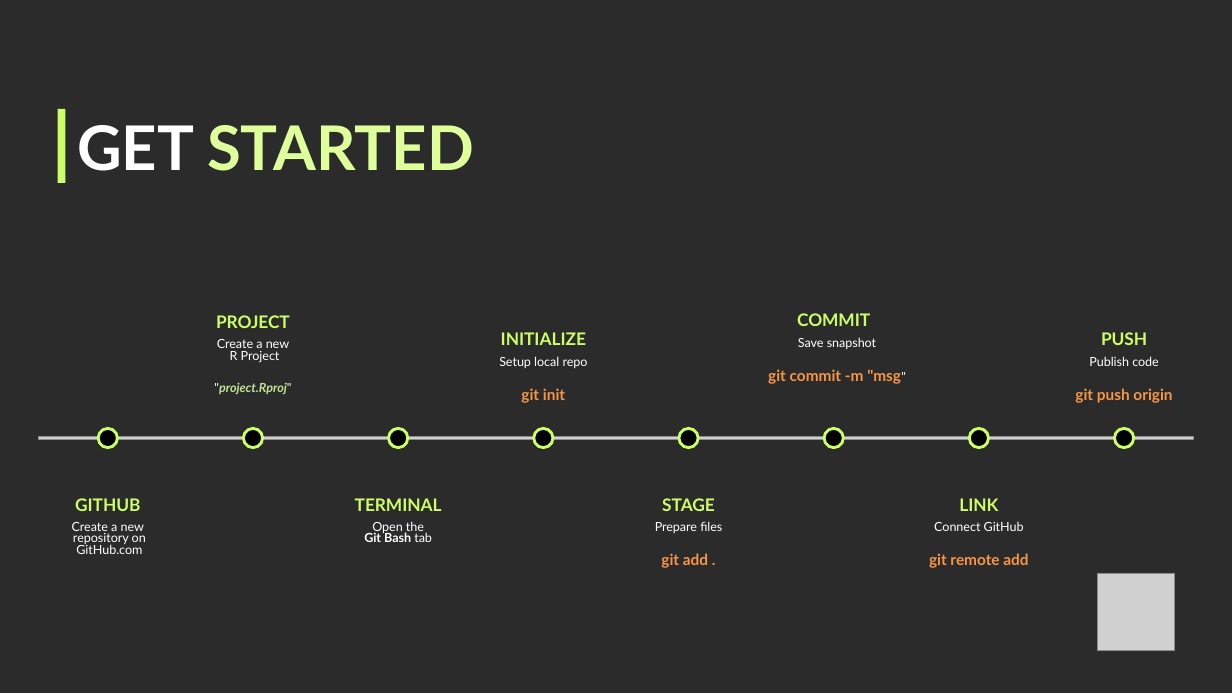
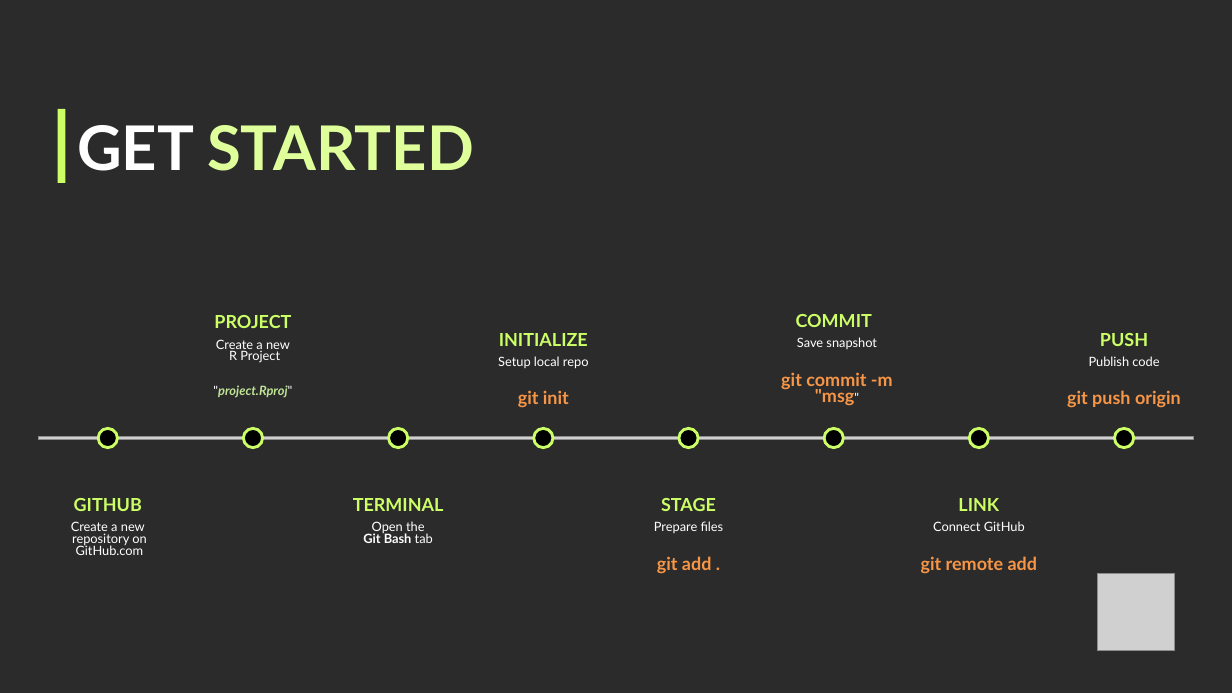
Before and after one commit to miftahulhoque01/Dummy-Project, a slide deck: slide 8 of GitHub_collaboration.pptx. Drawn at 1232x693 pixels with LibreOffice and Linux fonts; fonts in the diff are those of the drawing; grey boxes stand for pictures; background and template pictures are left out; a plain dark background stands for a picture behind light text. Boxes give left, top, right and bottom in pixels: in the first picture for what was removed or moved away, otherwise in the second. Text is boxed around its words. In the diff, an @@ line names an element or a change of style, - is before the commit and + after.

```diff
--- a/GitHub_collaboration.pptx
+++ b/GitHub_collaboration.pptx
@@ size 13.5 to 14 pt in 7 elements at (74,498,142,511), (214,315,291,328), (353,498,444,511), (499,333,588,346), (661,498,716,511), (796,314,872,327), (1100,333,1148,346) @@
@@ text "Setup local repo" at (498,356,589,408): size 9.8 to 10 pt in "Setup local repo"; size 12 to 14 pt in "git init" @@
@@ text "Save snapshot" at (781,337,893,406): size 9.8 to 10 pt in "Save snapshot", ""msg""; size 12 to 14 pt in "git commit -m "msg"" @@
@@ text "Publish code" at (1067,356,1181,408): size 9.8 to 10 pt in "Publish code"; size 12 to 14 pt in "git push origin" @@
@@ size 9.8 to 10 pt in 3 elements at (213,339,292,398), (363,521,433,543), (71,521,146,555) @@
@@ text "Prepare files" at (654,521,724,574): size 9.8 to 10 pt in "Prepare files"; size 12 to 14 pt in "git add ." @@
@@ text "Connect GitHub" at (921,521,1038,574): size 9.8 to 10 pt in "Connect GitHub"; size 12 to 14 pt in "git remote add" @@
```
Also in this commit, not shown: 7 other slides changed, 2 slides added.
